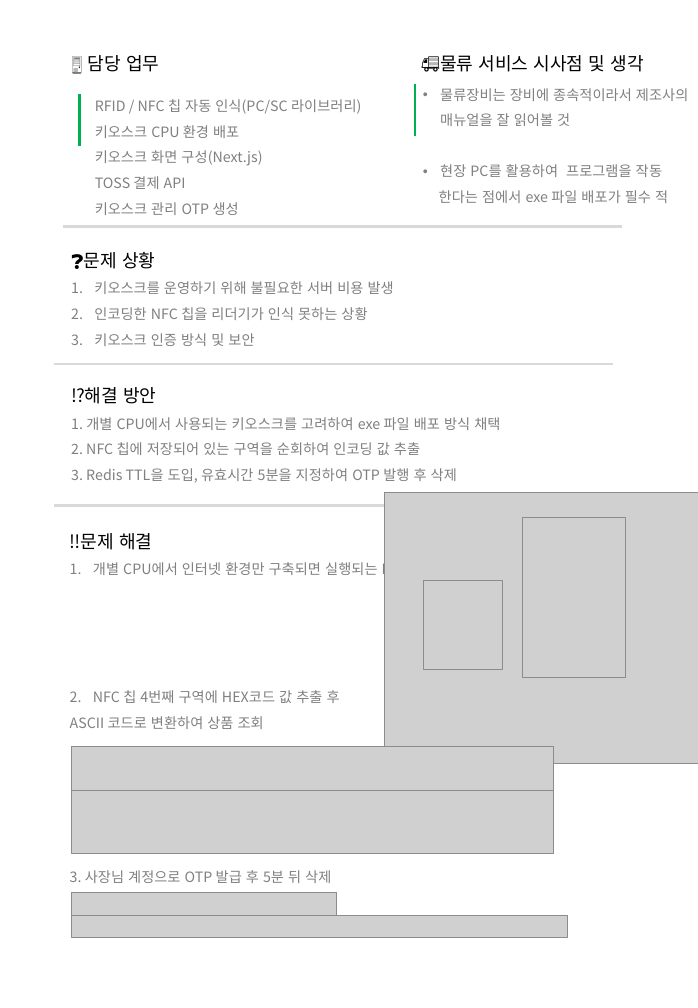
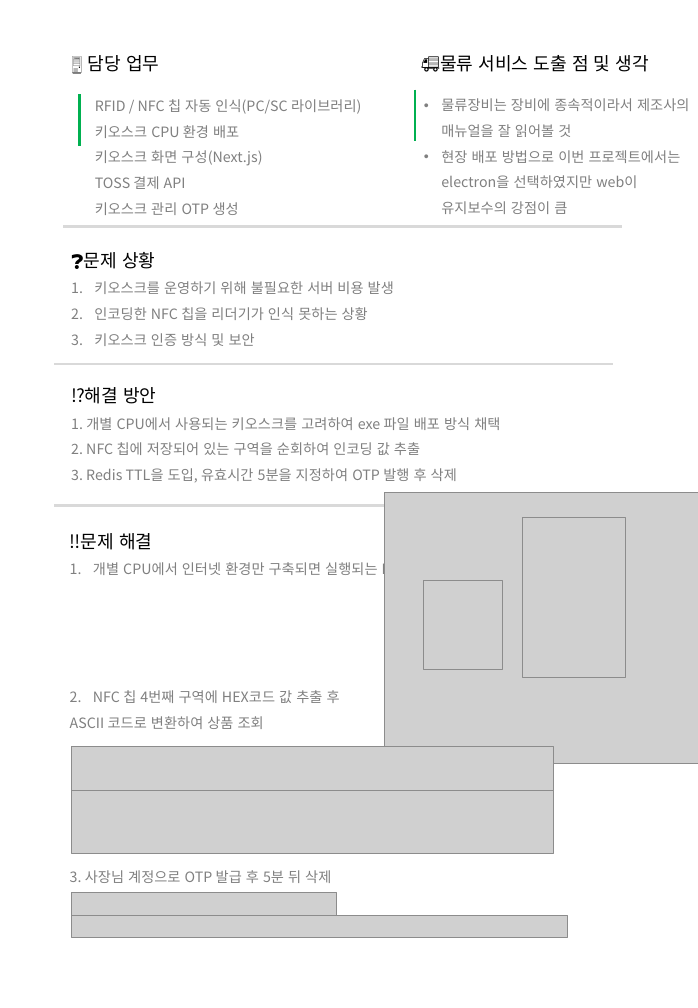
Before and after one commit to yuseok01/itgorae, a slide deck: slide 9 of ppt/241124 포트폴리오_김유석.pptx. Drawn at 698x1008 pixels with LibreOffice and Linux fonts; fonts in the diff are those of the drawing; grey boxes stand for pictures. Boxes give left, top, right and bottom in pixels: in the first picture for what was removed or moved away, otherwise in the second. Text is boxed around its words. In the diff, an @@ line names an element or a change of style, - is before the commit and + after.

```diff
--- a/ppt/241124 포트폴리오_김유석.pptx
+++ b/ppt/241124 포트폴리오_김유석.pptx
@@ text at box(440, 55, 648, 72): text changed @@
-🚚물류 서비스 시사점 및 생각
+🚚물류 서비스 도출 점 및 생각
@@ line moved from (415, 85) - (415, 136) to (415, 89) - (415, 141) @@
@@ text "물류장비는 장비에 종속적이라서 제조사의 매뉴얼을 ...": place and size @@
-text "물류장비는 장비에 종속적이라서 제조사의 매뉴얼을 ..." at box(439, 88, 688, 203)
+text "물류장비는 장비에 종속적이라서 제조사의 매뉴얼을 ..." at box(441, 98, 689, 214)
@@ text at box(441, 150, 681, 214): text changed @@
-• 현장 PC를 활용하여 프로그램을 작동
-한다는 점에서 exe 파일 배포가 필수 적
+• 현장 배포 방법으로 이번 프로젝트에서는 electron을 선택하였지만 web이 유지보수의 강점이 큼
```
Also in this commit, not shown: 8 other slides changed, 5 other files.
